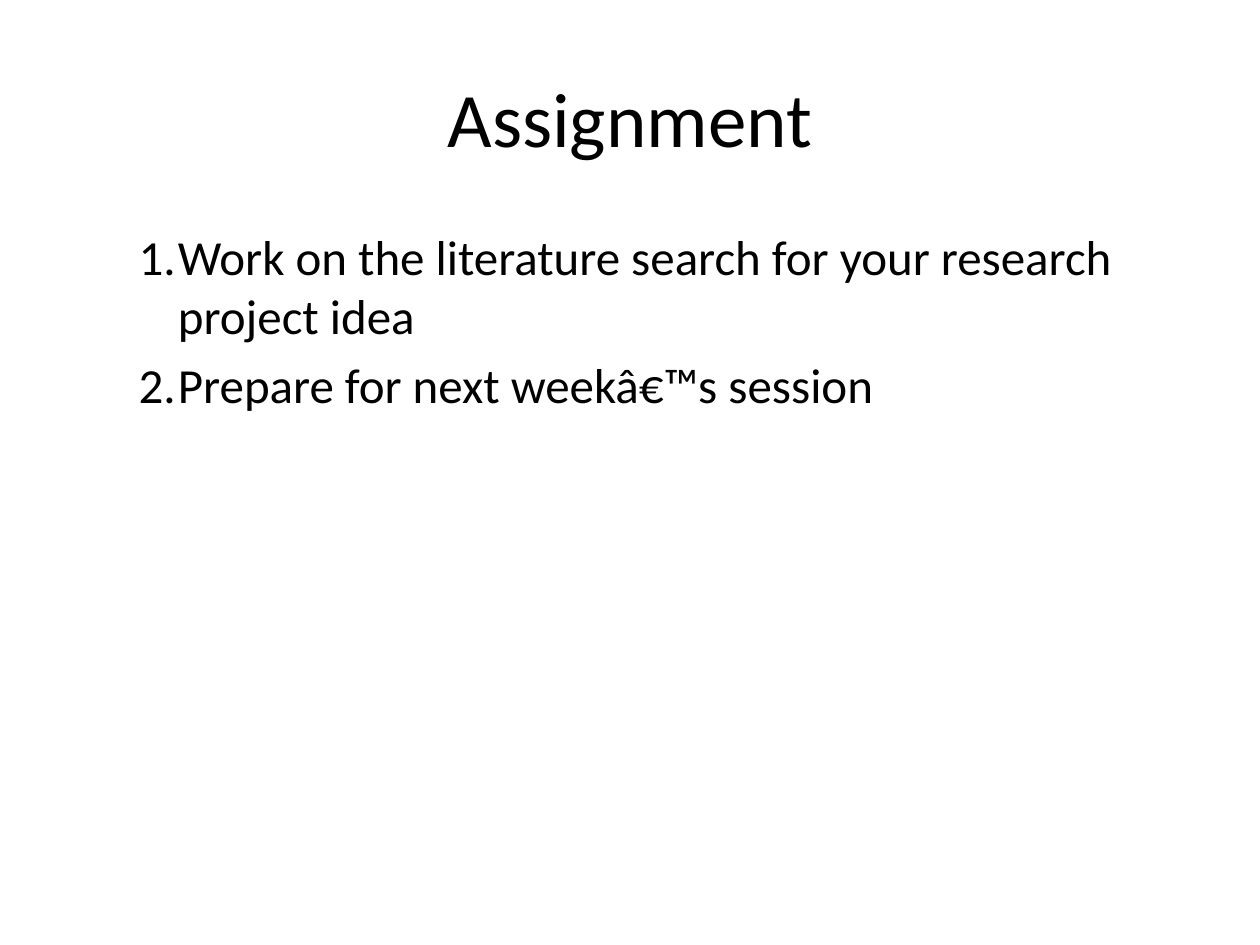
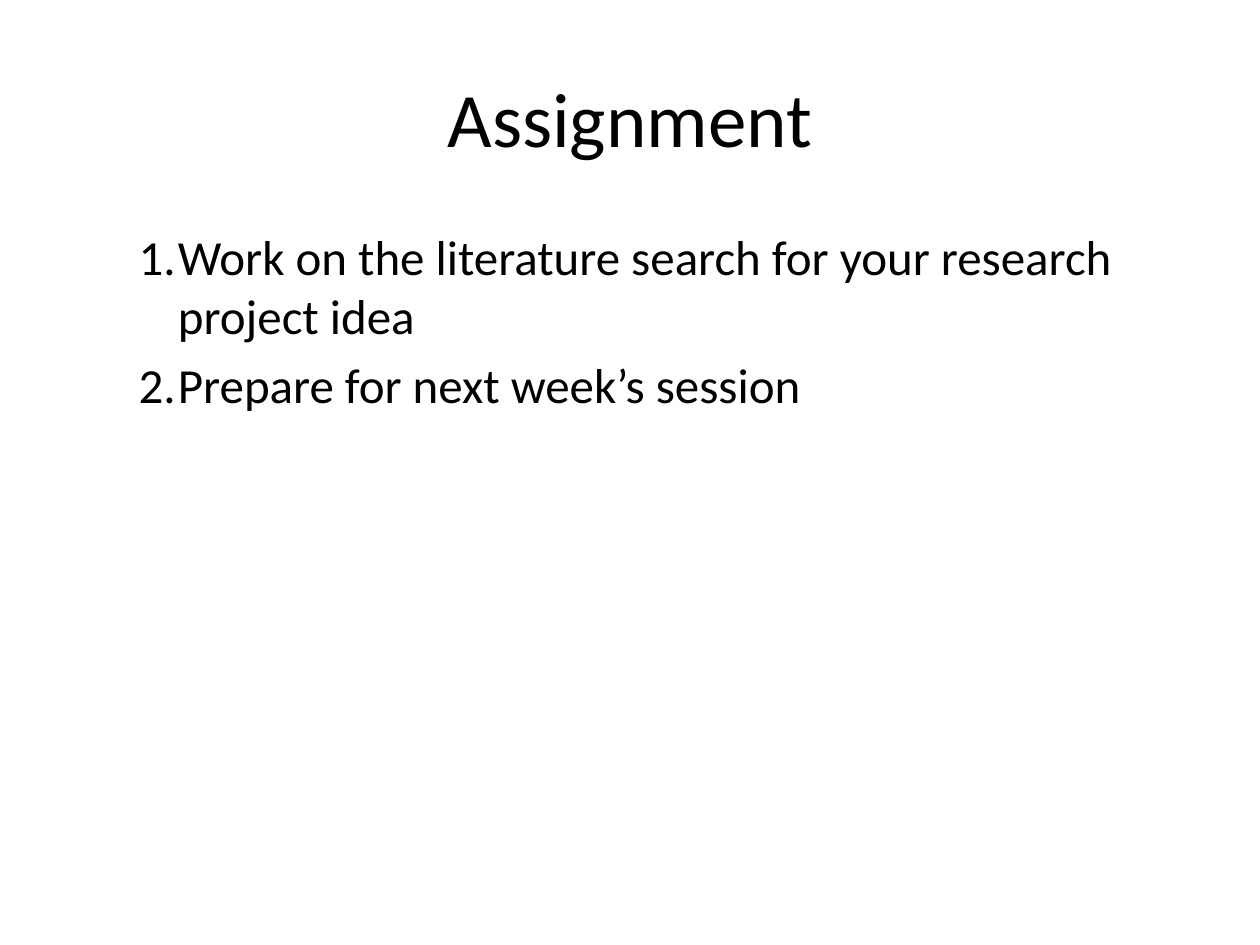
Before and after one commit to classes-medb/5510, a slide deck: slide 29 of doc/video-03-literature-review.pptx (slide 14 before the commit). Drawn at 1260x945 pixels with LibreOffice and Linux fonts; fonts in the diff are those of the drawing. Boxes give left, top, right and bottom in pixels: in the first picture for what was removed or moved away, otherwise in the second. Text is boxed around its words. In the diff, an @@ line names an element or a change of style, - is before the commit and + after.

```diff
--- a/doc/video-03-literature-review.pptx
+++ b/doc/video-03-literature-review.pptx
@@ text at [139,368,801,411]: text changed @@
-  2. Prepare for next weekâ€™s session
+  2. Prepare for next week’s session
```
Also in this commit, not shown: 1 other slide changed, 17 slides added, 2 slides removed, 1 other file.
